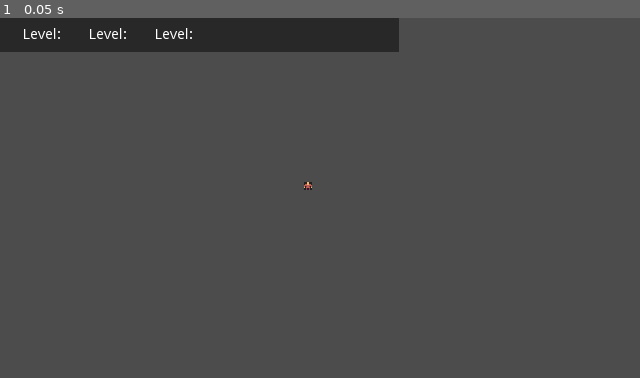
Above: before the commit, frame 1.
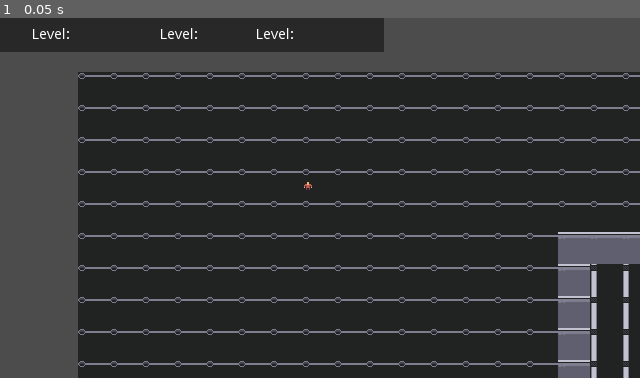
Above: after the commit, the same moment.

Repository: cjh-cloud/DungeonOfRecycling
Game: Godot game, scene res://Game.tscn
The game is run twice, just before and just after one commit, with the same random seed, the same clock (stepped at 60 frames per second) and the same inputs.
Inputs:
- Up to frame 1 (0.05 s): no input

The runs differ from the first frame. In frame 1, 74% of the frame differs, in the area x 3-100%, y 0-100%.

Commit message:
Generate rooms & corridors

Diff:
--- a/Game.gd
+++ b/Game.gd
@@ -1,5 +1,259 @@
 extends Node2D
+
+const TILE_SIZE = 32
+const LEVEL_SIZES = [
+	Vector2(30, 30),
+	Vector2(35, 35),
+	Vector2(40, 40),
+	Vector2(45, 45),
+	Vector2(50, 50),
+]
+
+const LEVEL_ROOM_COUNTS = [5, 7, 9, 12, 15]
+const MIN_ROOM_DIMENSION = 5
+const MAX_ROOM_DIMENSION = 8
+
+enum Tile {Wall, Door, Floor, Ladder, Stone}
+
+# Current Level -----------
+var level_num = 0
+var map = []
+var rooms = []
+var level_size
+
+# Node refs ---------------
+onready var tile_map = $TileMap
+onready var player = $Player # $ references node by path?
+
+# Game State --------------
+var player_tile
+var score = 0
 
 # Called when the node enters the scene tree for the first time.
 func _ready():
 	OS.set_window_size(Vector2(1280, 720))
+	randomize()
+	build_level()
+
+func build_level():
+	# Start with a blank map
+	rooms.clear()
+	map.clear()
+	tile_map.clear()
+
+	level_size = LEVEL_SIZES[level_num]
+	for x in range(level_size.y):
+		map.append([])
+		for y in range(level_size.y):
+			map[x].append(Tile.Stone)
+			tile_map.set_cell(x, y, Tile.Stone)
+
+	# Creating corridors and walls?
+	var free_regions = [Rect2(Vector2(2, 2), level_size - Vector2(4, 4))]
+	var num_rooms = LEVEL_ROOM_COUNTS[level_num]
+	for i in range(num_rooms):
+		add_room(free_regions)
+		if free_regions.empty():
+			break
+
+	connect_rooms()
+
+func connect_rooms():
+	# Build an AStar graph of the area where we can add corridors
+
+	var stone_graph = AStar.new()
+	var point_id = 0
+	for x in range(level_size.x):
+		for y in range(level_size.y):
+			if map[x][y] == Tile.Stone:
+				stone_graph.add_point(point_id, Vector3(x, y, 0))
+
+				# Connect to left if also stone
+				if x > 0 && map[x - 1][y] == Tile.Stone:
+					var left_point = stone_graph.get_closest_point(Vector3(x - 1, y, 0))
+					stone_graph.connect_points(point_id, left_point)
+
+				# Connect to above if also stone
+				if y > 0 && map[x][y -1] == Tile.Stone:
+					var above_point = stone_graph.get_closest_point(Vector3(x, y - 1, 0))
+					stone_graph.connect_points(point_id, above_point)
+
+				point_id += 1
+
+	# Build an AStar graph of room connections
+	var room_graph = AStar.new()
+	point_id = 0
+	for room in rooms:
+		var room_center = room.position + room.size / 2
+		room_graph.add_point(point_id, Vector3(room_center.x, room_center.y, 0))
+		point_id += 1
+
+	# Add random connections until everything is connected
+	while !is_everything_connected(room_graph):
+		add_random_connection(stone_graph, room_graph)
+
+# Attempts to loop round in a path, if it can't, something isn't connected
+func is_everything_connected(graph):
+	var points = graph.get_points()
+	var start = points.pop_back()
+	for point in points:
+		var path = graph.get_point_path(start, point)
+		if !path:
+			return false
+
+	return true
+
+func add_random_connection(stone_graph, room_graph):
+	# Pick rooms to connect
+	var start_room_id = get_least_connected_point(room_graph)
+	var end_room_id = get_nearest_unconnected_point(room_graph, start_room_id)
+
+	# Pick door locations
+	var start_position = pick_random_door_location(rooms[start_room_id])
+	var end_position = pick_random_door_location(rooms[end_room_id])
+
+	# Find a path to connect the doors to each other
+	var closest_start_point = stone_graph.get_closest_point(start_position)
+	var closest_end_point = stone_graph.get_closest_point(end_position)
+
+	var path = stone_graph.get_point_path(closest_start_point, closest_end_point)
+	assert(path) # Shouldn't fail, but if it does we want to know
+
+	for position in path:
+		set_tile(position.x, position.y, Tile.Floor)
+
+	room_graph.connect_points(start_room_id, end_room_id)
+
+# Helper func
+func get_least_connected_point(graph):
+	var point_ids = graph.get_points()
+
+	var least
+	var tied_for_least = []
+
+	for point in point_ids:
+		var count = graph.get_point_connections(point).size()
+		if !least || count < least:
+			least = count
+			tied_for_least = [point]
+		elif count == least:
+			tied_for_least.append(point)
+
+	return tied_for_least[randi() % tied_for_least.size()]
+
+# Helper func
+func get_nearest_unconnected_point(graph, target_point):
+	var target_position = graph.get_point_position(target_point)
+	var point_ids = graph.get_points()
+
+	var nearest
+	var tied_for_nearest = []
+
+	for point in point_ids:
+		if point == target_point: # Don't connect room to itself
+			continue
+
+		# Already path connecting the 2 rooms
+		var path = graph.get_point_path(point, target_point)
+		if path:
+			continue
+
+		var dist = (graph.get_point_position(point) - target_position).length()
+		if !nearest || dist < nearest:
+			nearest = dist
+			tied_for_nearest = [point]
+		elif dist == nearest:
+			tied_for_nearest.append(point)
+
+	return tied_for_nearest[randi() % tied_for_nearest.size()]
+
+func pick_random_door_location(room):
+	var options = []
+
+	# Top and bottom walls
+	for x in range(room.position.x + 1, room.end.x - 2):
+		options.append(Vector3(x, room.position.y, 0))
+		options.append(Vector3(x, room.end.y - 1, 0))
+
+	# Left and right walls - skipping top and bottom row (like when adding wall tiles)
+	for y in range(room.position.y + 1, room.end.y - 2):
+		options.append(Vector3(room.position.x, y, 0))
+		options.append(Vector3(room.end.x - 1, y, 0))
+
+	return options[randi() % options.size()]
+
+func add_room(free_regions):
+	var region = free_regions[randi() % free_regions.size()]
+
+	# How big to make the room
+	var size_x = MIN_ROOM_DIMENSION
+	if region.size.x > MIN_ROOM_DIMENSION:
+		size_x += randi() % int(region.size.x - MIN_ROOM_DIMENSION)
+
+	var size_y = MIN_ROOM_DIMENSION
+	if region.size.y > MIN_ROOM_DIMENSION:
+		size_y += randi() % int(region.size.y - MIN_ROOM_DIMENSION)
+
+	size_x = min(size_x, MAX_ROOM_DIMENSION)
+	size_y = min(size_y, MAX_ROOM_DIMENSION)
+
+	# Position the room within the free space
+	var start_x = region.position.x
+	if region.size.x > size_x:
+		start_x += randi() % int(region.size.x - size_x)
+
+	var start_y = region.position.y
+	if region.size.y > size_y:
+		start_y += randi() % int(region.size.y - size_y)
+
+	var room = Rect2(start_x, start_y, size_x, size_y)
+	rooms.append(room)
+
+	# Set tiles in the map for this room, starting with top & bot walls
+	for x in range(start_x, start_x + size_x):
+		set_tile(x, start_y, Tile.Wall)
+		set_tile(x, start_y + size_y - 1, Tile.Wall)
+
+	for y in range(start_y + 1, start_y + size_y - 1):
+		set_tile(start_x, y, Tile.Wall)
+		set_tile(start_x + size_x - 1, y, Tile.Wall)
+
+		# Iterate over floor
+		for x in range(start_x + 1, start_x + size_x - 1):
+			set_tile(x, y, Tile.Floor)
+
+	# Update free regions list
+	cut_regions(free_regions, room)
+
+func cut_regions(free_regions, region_to_remove):
+	var removal_queue = []
+	var addition_queue = []
+
+	for region in free_regions:
+		if region.intersects(region_to_remove):
+			removal_queue.append(region)
+
+			var leftover_left = region_to_remove.position.x - region.position.x - 1
+			var leftover_right = region.end.x - region_to_remove.end.x - 1
+			var leftover_above = region_to_remove.position.y - region.position.y - 1
+			var leftover_below = region.end.y - region_to_remove.end.y - 1
+
+			# Each side of the room that has enough space for a room, add a new 'region'
+			if leftover_left >= MIN_ROOM_DIMENSION:
+				addition_queue.append(Rect2(region.position, Vector2(leftover_left, region.size.y)))
+			if leftover_right >= MIN_ROOM_DIMENSION:
+				addition_queue.append(Rect2(Vector2(region_to_remove.end.x + 1, region.position.y), Vector2(leftover_right, region.size.y)))
+			if leftover_above >= MIN_ROOM_DIMENSION:
+				addition_queue.append(Rect2(region.position, Vector2(region.size.x, leftover_above)))
+			if leftover_below >= MIN_ROOM_DIMENSION:
+				addition_queue.append(Rect2(Vector2(region.position.x, region_to_remove.end.y + 1), Vector2(region.size.x, leftover_below)))
+
+	for region in removal_queue:
+		free_regions.erase(region)
+
+	for region in addition_queue:
+		free_regions.append(region)
+
+func set_tile(x, y, type):
+	map[x][y] = type
+	tile_map.set_cell(x, y, type)
--- a/Game.tscn
+++ b/Game.tscn
@@ -106,7 +106,7 @@
 [node name="CanvasLayer" type="CanvasLayer" parent="."]
 
 [node name="ColorRect" type="ColorRect" parent="CanvasLayer"]
-margin_right = 399.0
+margin_right = 384.0
 margin_bottom = 34.0
 color = Color( 0.101961, 0.101961, 0.101961, 0.713726 )
 __meta__ = {
@@ -114,8 +114,8 @@
 }
 
 [node name="Level" type="Label" parent="CanvasLayer"]
-margin_left = 23.0
-margin_right = 89.0
+margin_left = 32.0
+margin_right = 98.0
 margin_bottom = 34.0
 text = "Level:"
 valign = 1
@@ -124,8 +124,8 @@
 }
 
 [node name="HP" type="Label" parent="CanvasLayer"]
-margin_left = 89.0
-margin_right = 155.0
+margin_left = 160.0
+margin_right = 226.0
 margin_bottom = 34.0
 text = "Level:"
 valign = 1
@@ -134,8 +134,8 @@
 }
 
 [node name="Score" type="Label" parent="CanvasLayer"]
-margin_left = 155.0
-margin_right = 221.0
+margin_left = 256.0
+margin_right = 322.0
 margin_bottom = 34.0
 text = "Level:"
 valign = 1
